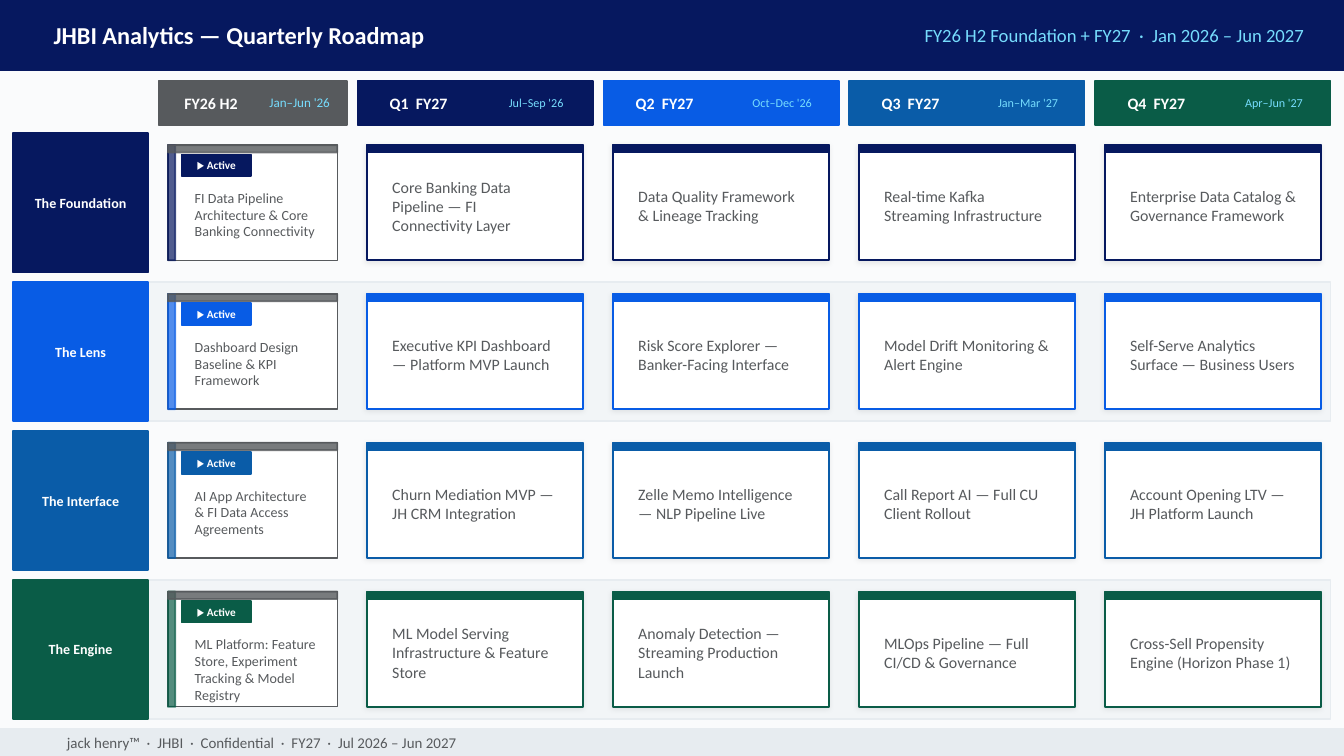
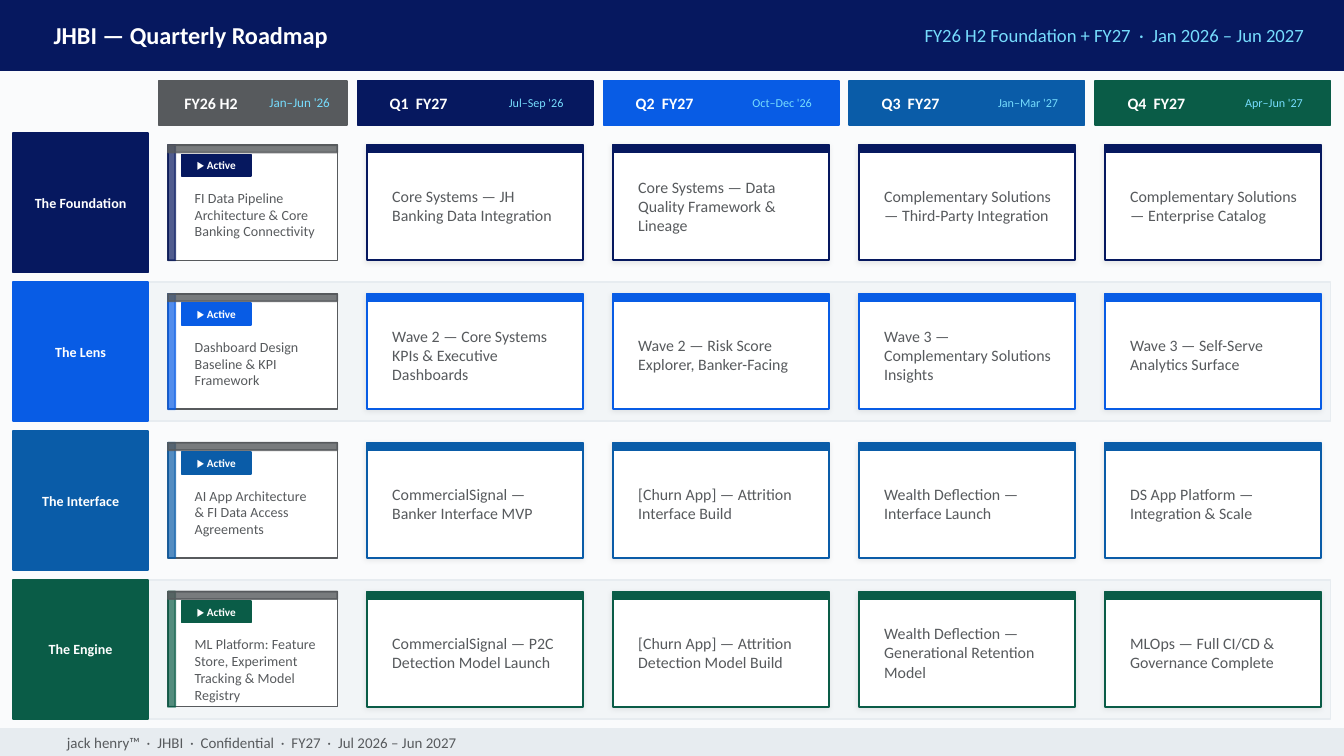
Before and after one commit to MonkeyWrenchGang/jhai_presentations, a slide deck: slide 5 of jhbi-roadmap-2026.pptx. Drawn at 1344x756 pixels with LibreOffice and Linux fonts; fonts in the diff are those of the drawing. Boxes give left, top, right and bottom in pixels: in the first picture for what was removed or moved away, otherwise in the second. Text is boxed around its words. In the diff, an @@ line names an element or a change of style, - is before the commit and + after.

Commit message:
QA pass: remove JHBI Analytics → JHBI everywhere; sync Q_INITIATIVES and DELIVERABLES to new app names

```diff
--- a/jhbi-roadmap-2026.pptx
+++ b/jhbi-roadmap-2026.pptx
@@ text at <box>54,27,328,48</box>: text changed @@
-JHBI Analytics — Quarterly Roadmap
+JHBI — Quarterly Roadmap
@@ text at <box>392,191,552,224</box>: text changed @@
-Core Banking Data Pipeline — FI Connectivity Layer
+Core Systems — JH Banking Data Integration
@@ text at <box>638,182,776,234</box>: text changed @@
-Data Quality Framework & Lineage Tracking
+Core Systems — Data Quality Framework & Lineage
@@ text at <box>884,191,1050,224</box>: text changed @@
-Real-time Kafka Streaming Infrastructure
+Complementary Solutions — Third-Party Integration
@@ text at <box>1130,191,1296,224</box>: text changed @@
-Enterprise Data Catalog & Governance Framework
+Complementary Solutions — Enterprise Catalog
@@ text at <box>392,331,547,380</box>: text changed @@
-Executive KPI Dashboard — Platform MVP Launch
+Wave 2 — Core Systems KPIs & Executive Dashboards
@@ text at <box>638,340,788,373</box>: text changed @@
-Risk Score Explorer — Banker-Facing Interface
+Wave 2 — Risk Score Explorer, Banker-Facing
@@ text at <box>884,331,1050,383</box>: text changed @@
-Model Drift Monitoring & Alert Engine
+Wave 3 — Complementary Solutions Insights
@@ text at <box>1130,340,1263,373</box>: text changed @@
-Self-Serve Analytics Surface — Business Users
+Wave 3 — Self-Serve Analytics Surface
@@ text at <box>392,489,533,519</box>: text changed @@
-Churn Mediation MVP — JH CRM Integration
+CommercialSignal — Banker Interface MVP
@@ text at <box>638,488,792,519</box>: text changed @@
-Zelle Memo Intelligence — NLP Pipeline Live
+[Churn App] — Attrition Interface Build
@@ text at <box>884,489,1000,519</box>: text changed @@
-Call Report AI — Full CU Client Rollout
+Wealth Deflection — Interface Launch
@@ text at <box>1130,489,1252,522</box>: text changed @@
-Account Opening LTV — JH Platform Launch
+DS App Platform — Integration & Scale
@@ text at <box>884,628,1034,678</box>: text changed @@
-MLOps Pipeline — Full CI/CD & Governance
+Wealth Deflection — Generational Retention Model
@@ text at <box>392,638,554,668</box>: text changed @@
-ML Model Serving Infrastructure & Feature Store
+CommercialSignal — P2C Detection Model Launch
@@ text at <box>638,637,792,668</box>: text changed @@
-Anomaly Detection — Streaming Production Launch
+[Churn App] — Attrition Detection Model Build
@@ text at <box>1130,638,1273,671</box>: text changed @@
-Cross-Sell Propensity Engine (Horizon Phase 1)
+MLOps — Full CI/CD & Governance Complete
```
Also in this commit, not shown: 6 other slides changed.
